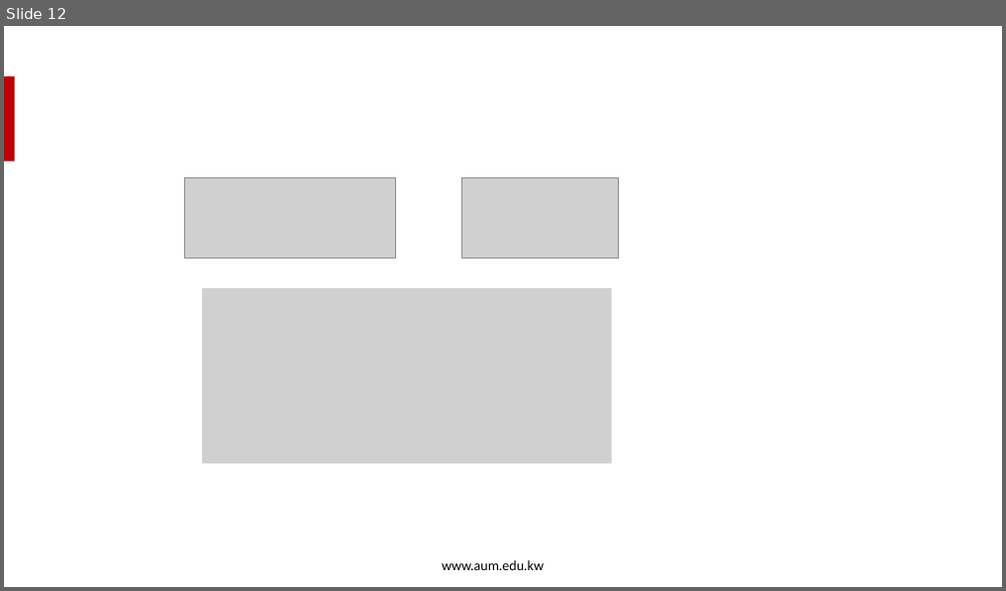
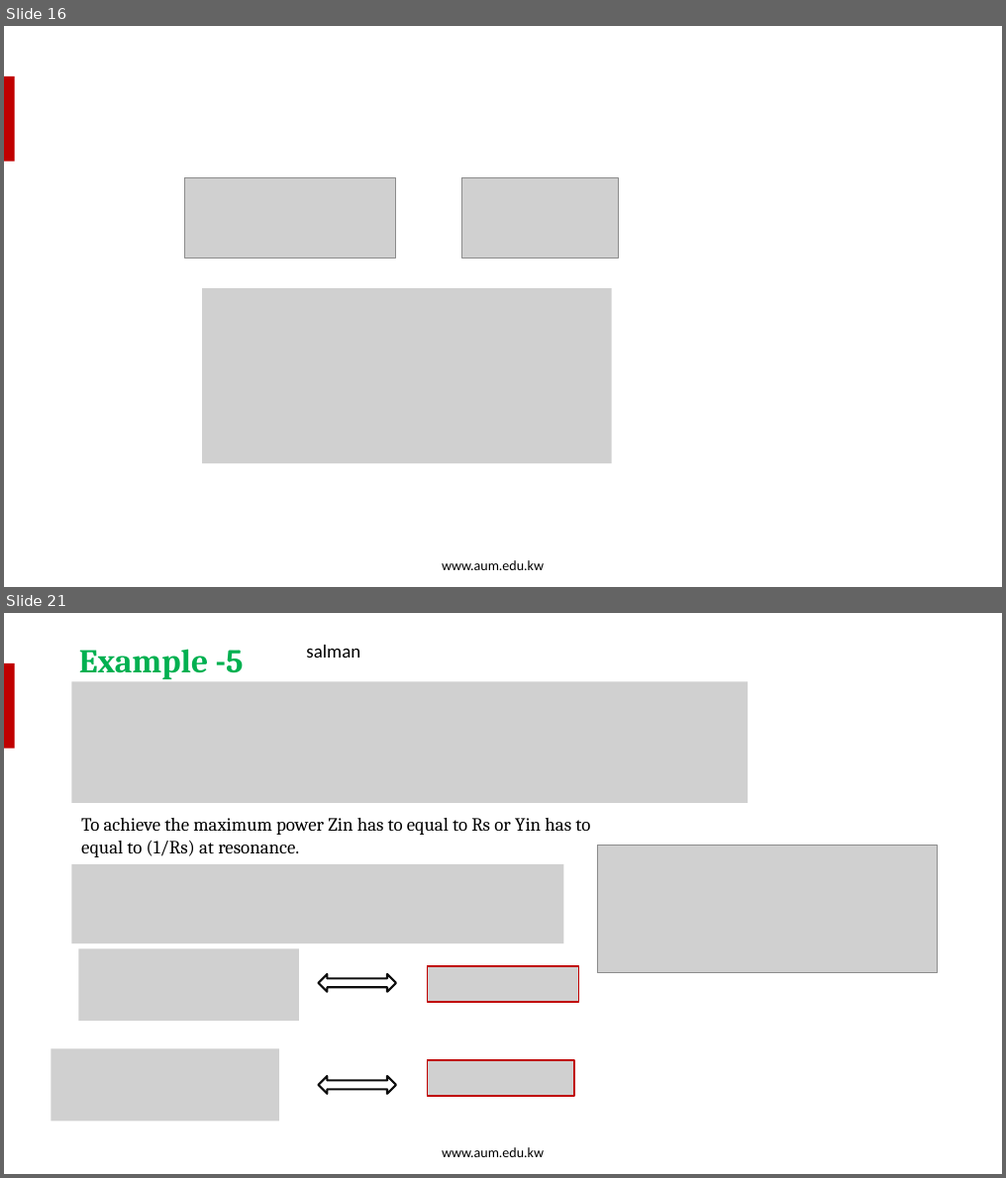
Before and after one commit to salmanrazzaq1993/AUM-WORK, a slide deck: PP WORK/Instructor Version/Week 12/Week 12-Lecture 1 - Resonance.pptx. Shown one above the other, each under a label of ours: slide 12 before the commit, slides 16 and 21 after it; the slides between them are not shown. The pictures are 1006x591 and 1006x1178 pixels, drawn with LibreOffice and Linux fonts; fonts in the diff are those of the drawing; grey boxes stand for pictures; background and template pictures are left out. Boxes give left, top, right and bottom in pixels: in the first picture for what was removed or moved away, otherwise in the second. Text is boxed around its words. In the diff, an @@ line names an element or a change of style, - is before the commit and + after.

```diff
--- a/PP WORK/Instructor Version/Week 12/Week 12-Lecture 1 - Resonance.pptx
+++ b/PP WORK/Instructor Version/Week 12/Week 12-Lecture 1 - Resonance.pptx
@@ slide 21 added at [4,613,1002,1174], background picture (left out); not listed: 2 template elements that a slide beside it also shows @@
@@ text added at [79,649,244,679], 32 pt, text #00B050, bold @@
+Example -5
@@ text added at [306,645,360,658], 18 pt, text #000000 @@
+salman
@@ picture added at [71,682,747,803] @@
@@ text added at [81,818,590,858], 18 pt, text #000000 @@
+To achieve the maximum power Zin has to equal to Rs or Yin has to equal to (1/Rs) at resonance.
@@ picture added at [597,846,938,973] @@
@@ picture added at [71,864,564,944] @@
@@ picture added at [79,950,300,1021] @@
@@ picture added at [427,967,578,1002] @@
@@ left right arrow added at [319,974,396,992], outline #0D0D0D 2 pt @@
@@ picture added at [52,1050,279,1121] @@
@@ left right arrow added at [319,1076,396,1094], outline #0D0D0D 2 pt @@
@@ picture added at [427,1060,574,1096] @@
@@ what was slide 12 is now slide 16 @@
```
Also in this commit, not shown: 9 slides changed, 5 other slides added.
